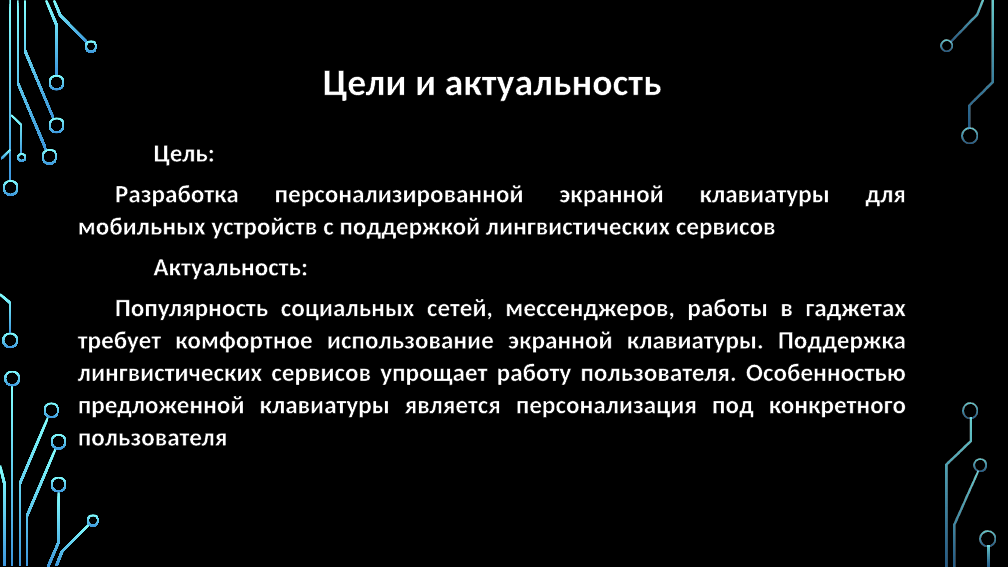
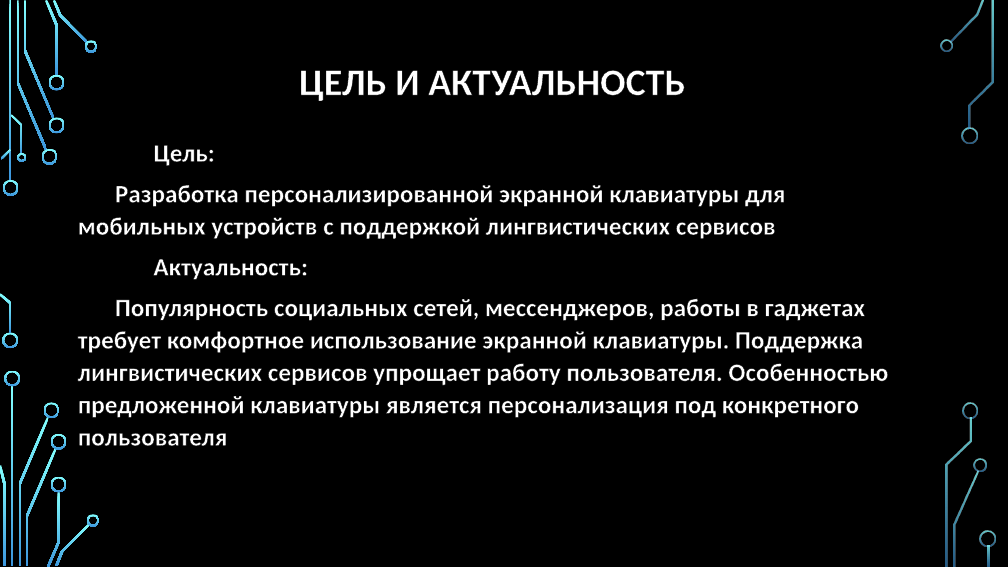
Before and after one commit to Ruslan-Far/docs-graduate-work, a slide deck: slide 2 of Фархетдинов - Презентация по ВКР.pptx. Drawn at 1008x567 pixels with LibreOffice and Linux fonts; fonts in the diff are those of the drawing; background and template pictures are left out. Boxes give left, top, right and bottom in pixels: in the first picture for what was removed or moved away, otherwise in the second. Text is boxed around its words. In the diff, an @@ line names an element or a change of style, - is before the commit and + after.

```diff
--- a/Фархетдинов - Презентация по ВКР.pptx
+++ b/Фархетдинов - Презентация по ВКР.pptx
@@ title at (299, 70, 685, 101): text changed @@
-Цели и актуальность
+ЦЕЛЬ И АКТУАЛЬНОСТЬ
@@ text "Цель:" at (78, 145, 888, 446): alignment justified to left @@
```
Also in this commit, not shown: 1 other slide changed, 2 slides added, 1 other file.
